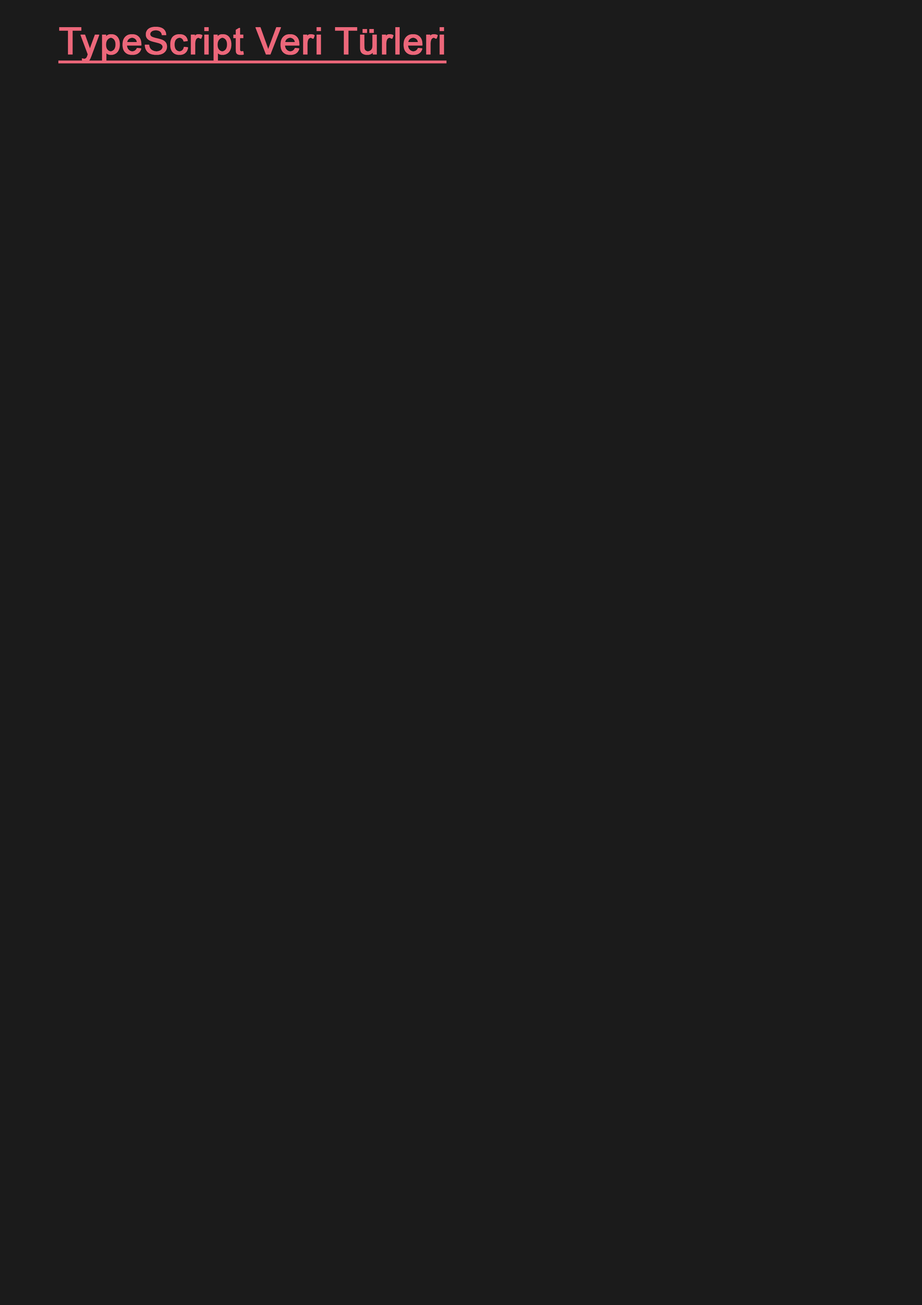
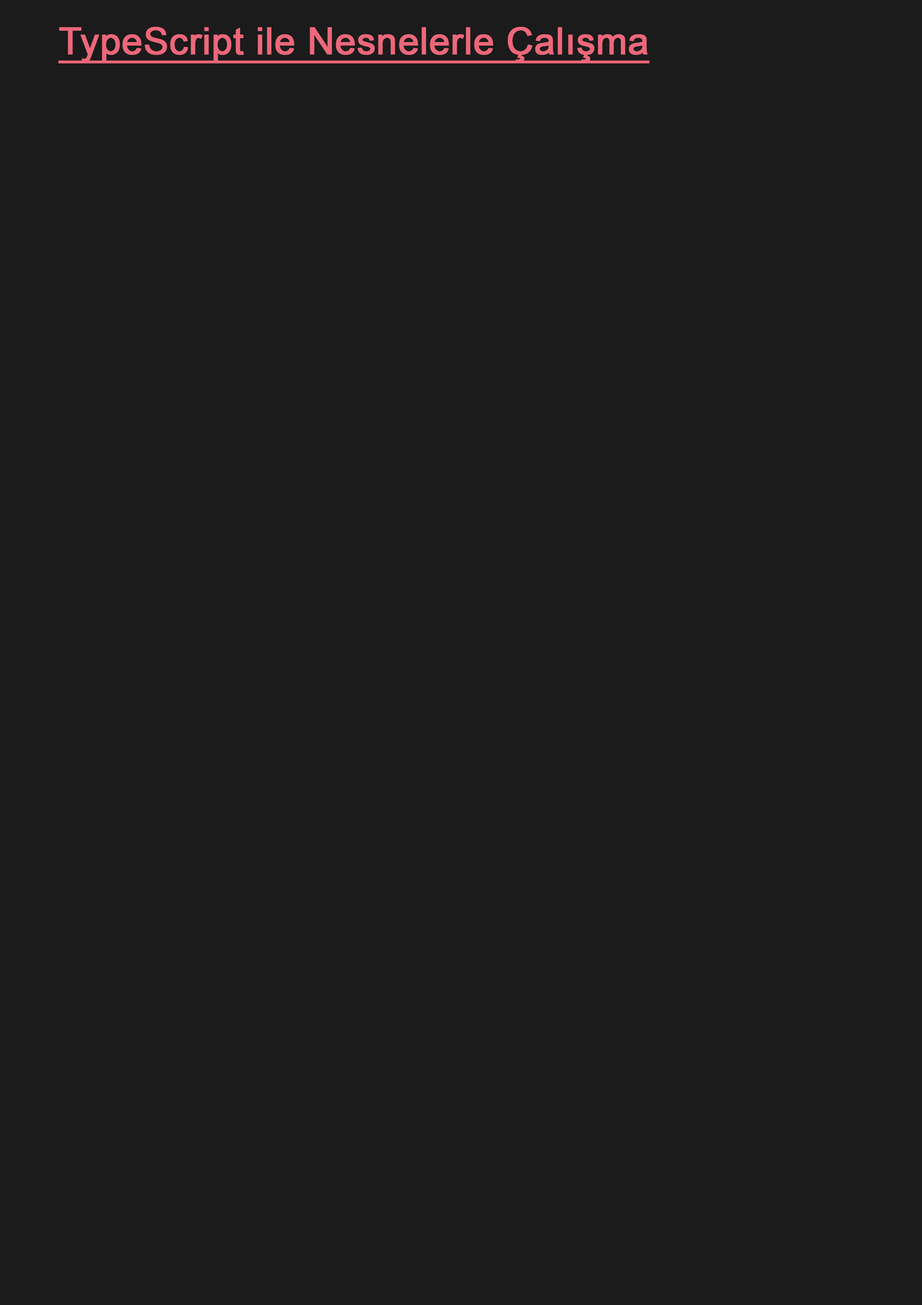
Revision of a layered w=922, h=1305 image; what changed, layer by layer:
renamed "TypeScript Veri Türleri" to "TypeScript ile Nesnelerle Çalışma", painted on it over [255, 26, 650, 64]
